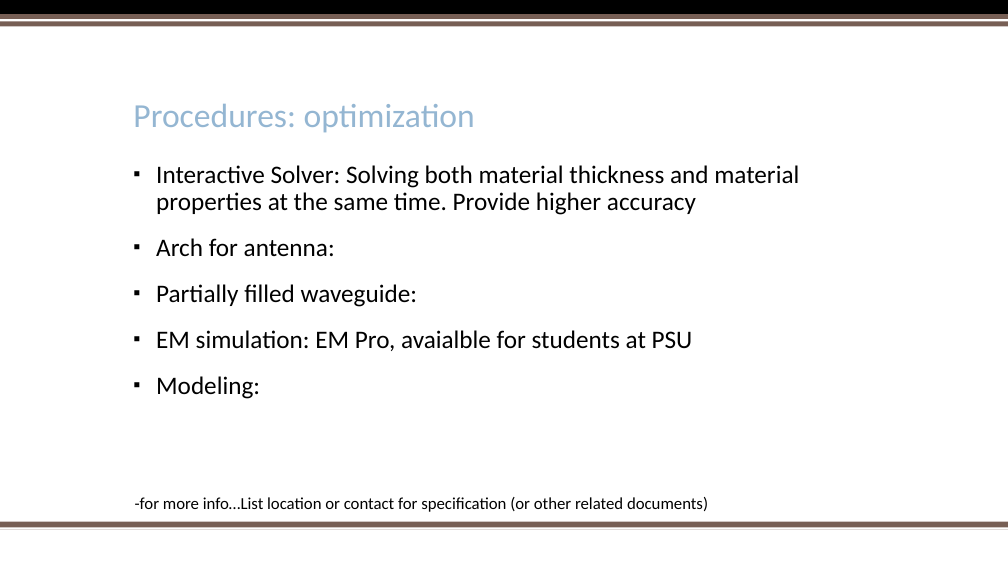
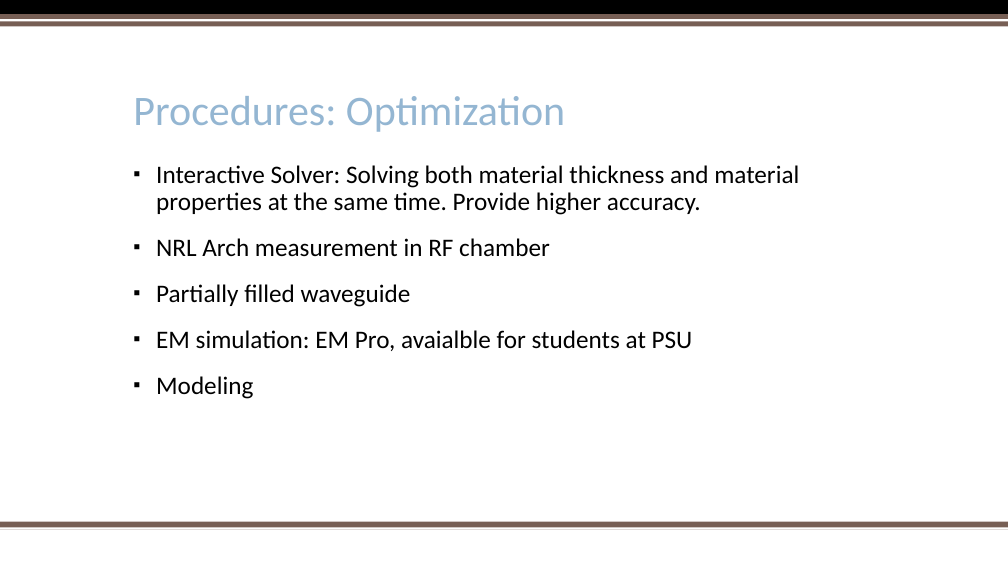
Before and after one commit to trankhiemha/ECE412-413-Capstone-Project-N3, a slide deck: slide 7 of Capstone project proposal presentation.pptx (slide 9 before the commit). Drawn at 1008x567 pixels with LibreOffice and Linux fonts; fonts in the diff are those of the drawing; background and template pictures are left out. Boxes give left, top, right and bottom in pixels: in the first picture for what was removed or moved away, otherwise in the second. Text is boxed around its words. In the diff, an @@ line names an element or a change of style, - is before the commit and + after.

Commit message:
Ver 1.0

```diff
--- a/Capstone project proposal presentation.pptx
+++ b/Capstone project proposal presentation.pptx
@@ title at [133,96,565,132]: text changed; size 32 to 40 pt @@
-Procedures: optimization
+Procedures: Optimization
@@ text at [156,165,799,307]: text changed @@
-▪ Interactive Solver: Solving both material thickness and material properties at the same time. Provide higher accuracy
-▪ Arch for antenna:
-▪ Partially filled waveguide:
+▪ Interactive Solver: Solving both material thickness and material properties at the same time. Provide higher accuracy.
+▪ NRL Arch measurement in RF chamber
+▪ Partially filled waveguide
@@ text at [156,376,253,399]: text changed @@
-▪ Modeling:
+▪ Modeling
@@ text removed at [135,497,708,512] @@
--for more info…List location or contact for specification (or other related documents)
```
Also in this commit, not shown: 9 other slides changed, 2 slides added, 1 slide removed.
